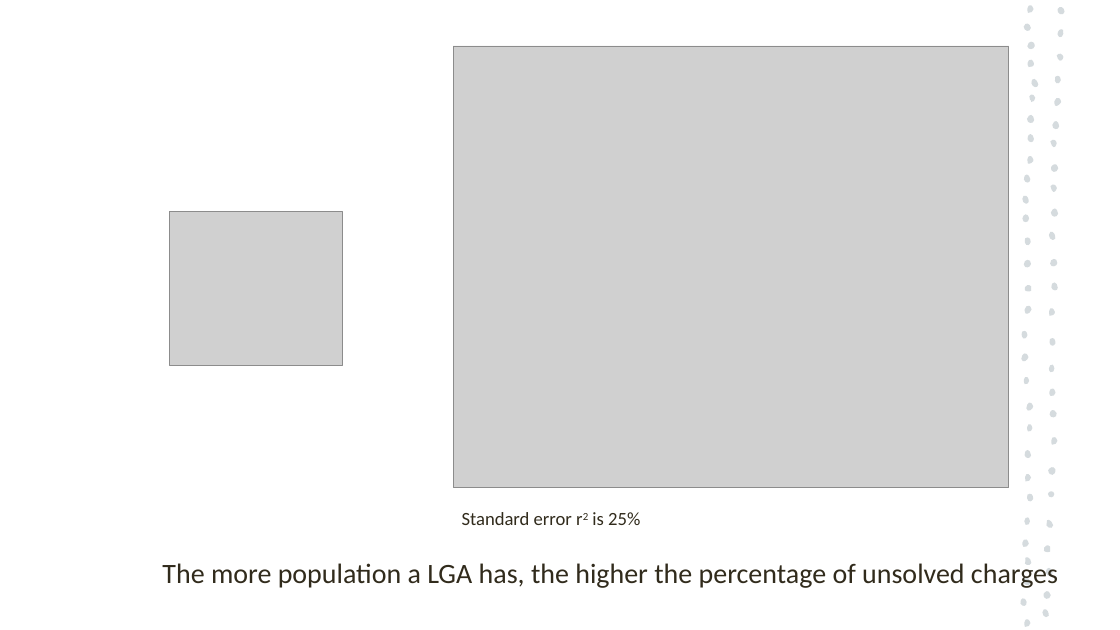
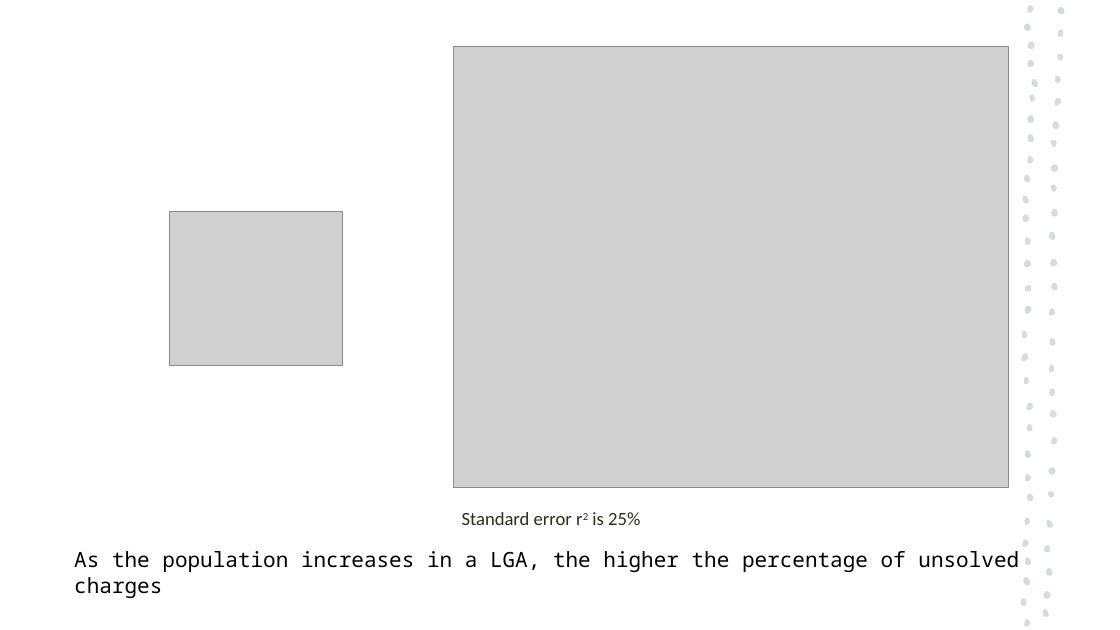
Before and after one commit to antoinetteboyle/Project-1, a slide deck: slide 10 of Crime_Victoria_PowerPoint_Presentation_temporary_Kelvin.pptx. Drawn at 1120x630 pixels with LibreOffice and Linux fonts; fonts in the diff are those of the drawing; grey boxes stand for pictures. Boxes give left, top, right and bottom in pixels: in the first picture for what was removed or moved away, otherwise in the second. Text is boxed around its words. In the diff, an @@ line names an element or a change of style, - is before the commit and + after.

```diff
--- a/Crime_Victoria_PowerPoint_Presentation_temporary_Kelvin.pptx
+++ b/Crime_Victoria_PowerPoint_Presentation_temporary_Kelvin.pptx
@@ title at bbox=[74, 551, 1019, 598]: text changed; size 24 to 18 pt; font Calibri to Noto Sans Mono; text colour #312B1C to #000000 @@
-The more population a LGA has, the higher the percentage of unsolved charges
+As the population increases in a LGA, the higher the percentage of unsolved charges
```
Also in this commit, not shown: 5 other slides changed, 1 slide added, 1 slide removed, 4 other files.
